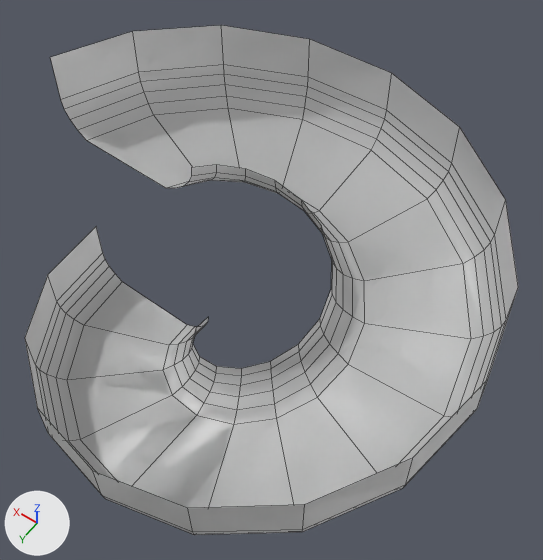
What one commit did to the Blender file Assets/Modelos3D/spiral.blend.
Camera for both pictures: a camera (50 mm lens) standing at (-4.86, 6.41, 12.44) and looking at (-0.16, -0.17, 2.1). Every picture has the same lights, and +X, +Y and +Z are marked at lower left. Mesh edges are drawn as thin lines. Materials are left out; every surface is plain grey.

Objects in the first picture: 'Spiral.001'.
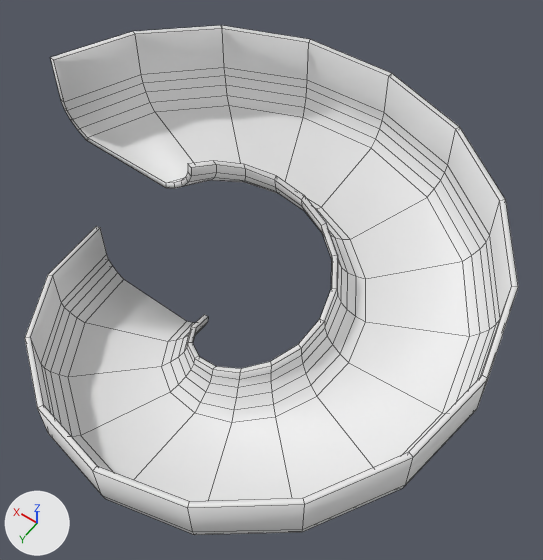
Changed parts and their boxes [x1, y1, x2, y2] in the pictures (543 x 560 px):
part 1 of me_circle_000, added
    after: [25, 25, 518, 508]

What the commit changed:
me_circle_000 is used by ob_spiral_001; location (0.0, 0.0, 0.0).
me_circle_000 had 204 vertices, 176 faces and spanned x -4.19..4.19, y -4.19..4.19, z -0.83..4.97.
me_circle_000 now has 408 vertices, 406 faces and spans x -4.19..4.19, y -4.19..4.19, z -0.83..4.97.
Part 1, on me_circle_000:
204 vertices are added at x -4.09..4.09, y -4.09..4.09, z -0.74..4.97.
230 new faces join them.
